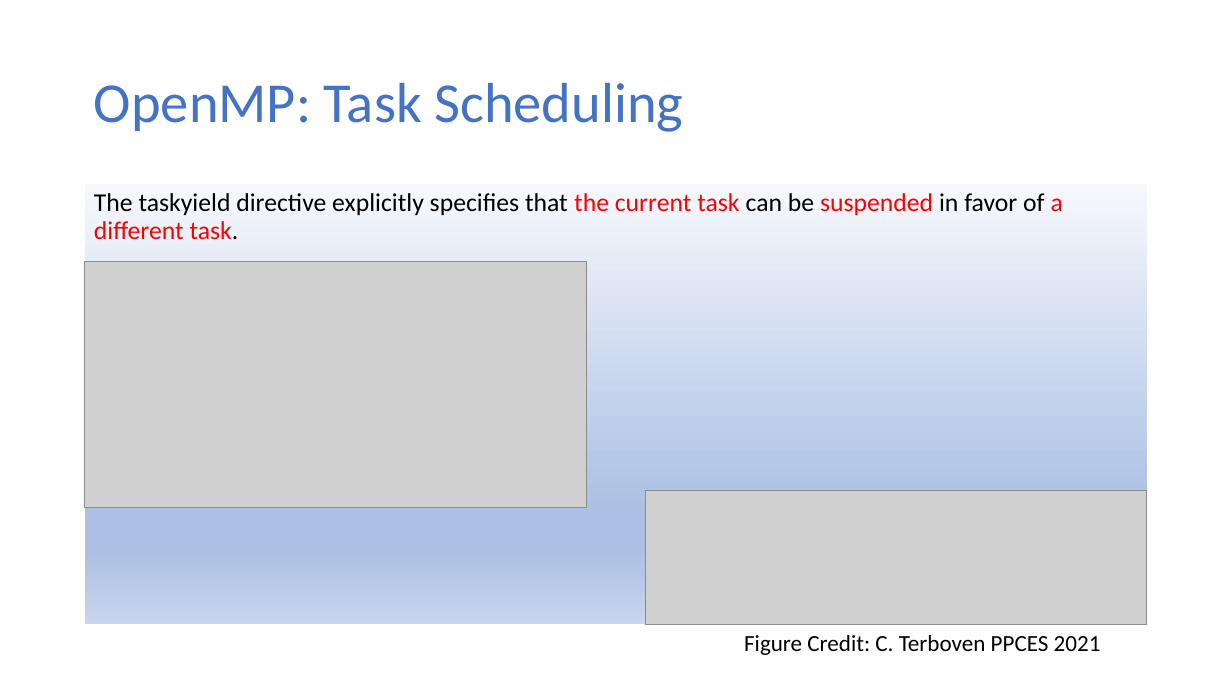
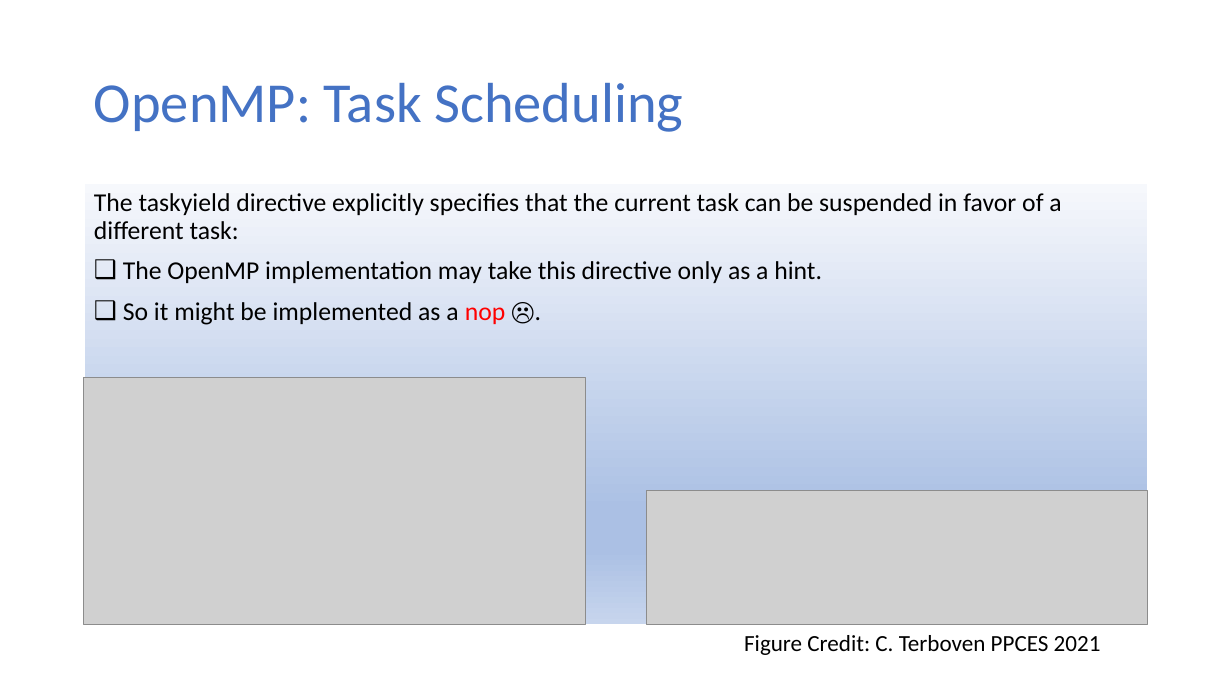
Before and after one commit to ekkapotc/PC, a slide deck: slide 23 of Slides/Lecture 8.pptx. Drawn at 1232x693 pixels with LibreOffice and Linux fonts; fonts in the diff are those of the drawing; grey boxes stand for pictures. Boxes give left, top, right and bottom in pixels: in the first picture for what was removed or moved away, otherwise in the second. Text is boxed around its words. In the diff, an @@ line names an element or a change of style, - is before the commit and + after.

```diff
--- a/Slides/Lecture 8.pptx
+++ b/Slides/Lecture 8.pptx
@@ text at [94,193,1061,325]: text changed @@
-The taskyield directive explicitly specifies that the current task can be suspended in favor of a different task.
+The taskyield directive explicitly specifies that the current task can be suspended in favor of a different task:
+❑ The OpenMP implementation may take this directive only as a hint.
+❑ So it might be implemented as a nop ☹.
@@ picture: place and size @@
-picture at [84,262,587,507]
+picture at [83,378,586,624]
```
Also in this commit, not shown: 9 other slides changed, 1 other file.
